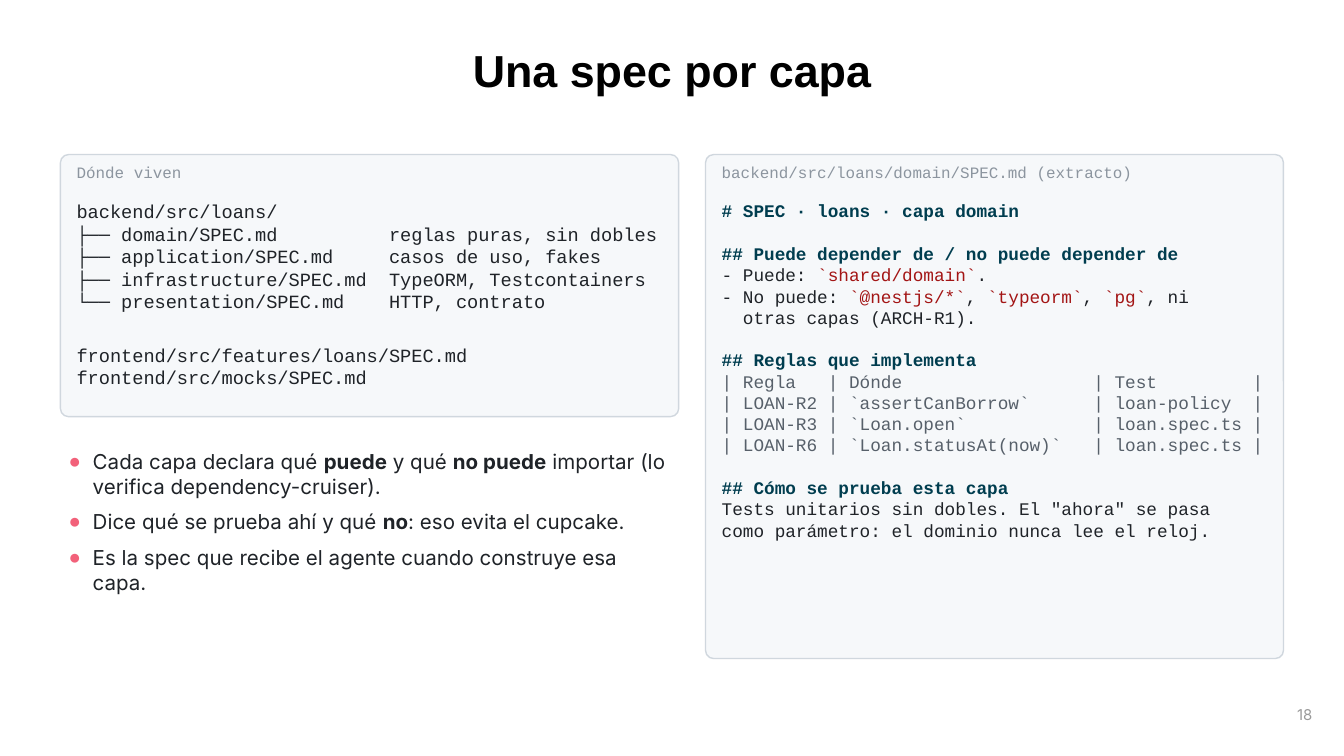
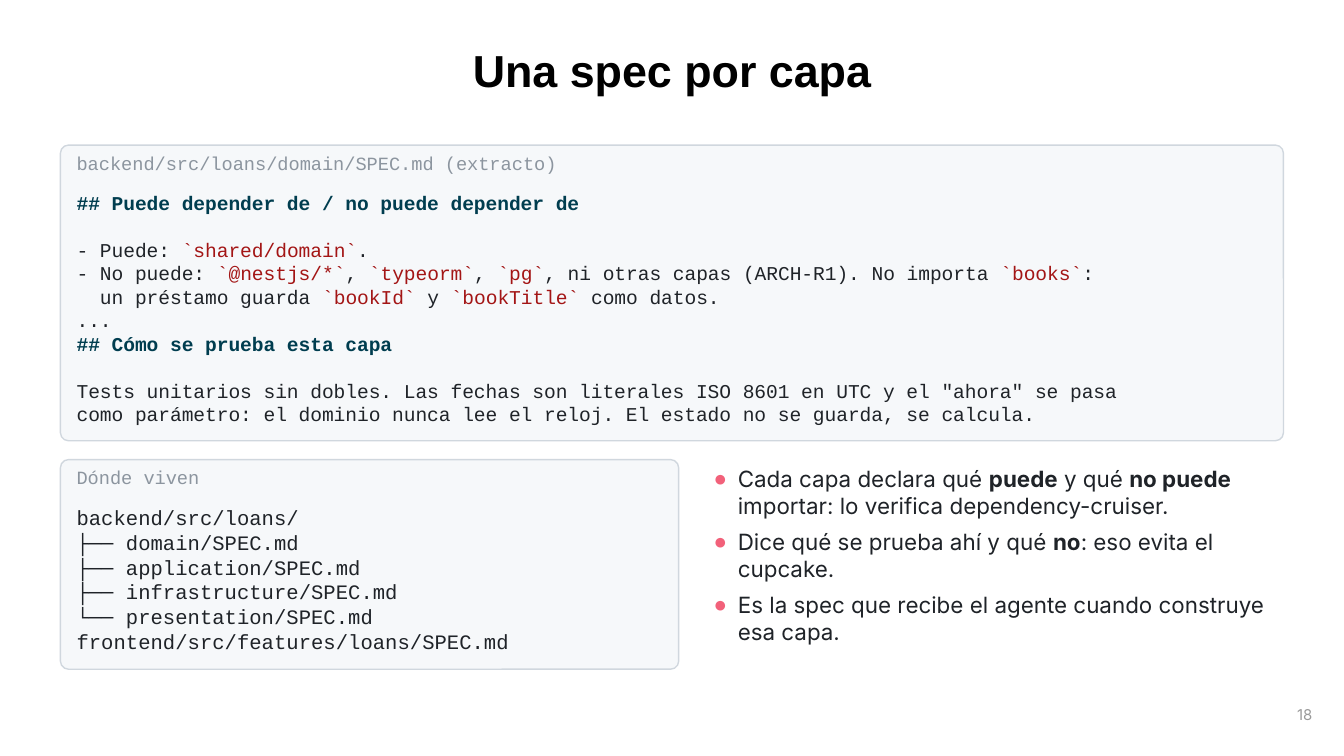
Before and after one commit to UC-IIC-3143-Software-Development/full_stack_testing, a slide deck: slide 18 of docs/presentacion/Full-Stack-Testing-IA-DevSecOps.pptx. Drawn at 1344x756 pixels with LibreOffice and Linux fonts; fonts in the diff are those of the drawing. Boxes give left, top, right and bottom in pixels: in the first picture for what was removed or moved away, otherwise in the second. Text is boxed around its words. In the diff, an @@ line names an element or a change of style, - is before the commit and + after.

```diff
--- a/docs/presentacion/Full-Stack-Testing-IA-DevSecOps.pptx
+++ b/docs/presentacion/Full-Stack-Testing-IA-DevSecOps.pptx
@@ rounded rectangle: place and size @@
-rounded rectangle at [60,155,679,417]
+rounded rectangle at [60,145,1284,441]
@@ rounded rectangle at [60,145,1284,441]: proportions changed @@
@@ text "backend/src/loans/domain/SPEC.md (extracto)": place and size @@
-text "backend/src/loans/domain/SPEC.md (extracto)" at [722,166,1132,181]
+text "backend/src/loans/domain/SPEC.md (extracto)" at [77,157,557,174]
@@ text "backend/src/loans/domain/SPEC.md (extracto)" at [77,157,557,174]: size 8.5 to 10 pt @@
@@ text at [77,196,1117,425]: text changed; size 10 to 10.5 pt @@
-backend/src/loans/
-├── domain/SPEC.md reglas puras, sin dobles
-├── application/SPEC.md casos de uso, fakes
-├── infrastructure/SPEC.md TypeORM, Testcontainers
-└── presentation/SPEC.md HTTP, contrato
-frontend/src/features/loans/SPEC.md
-frontend/src/mocks/SPEC.md
+## Puede depender de / no puede depender de
+- Puede: `shared/domain`.
+- No puede: `@nestjs/*`, `typeorm`, `pg`, ni otras capas (ARCH-R1). No importa `books`:
+un préstamo guarda `bookId` y `bookTitle` como datos.
+...
+## Cómo se prueba esta capa
+Tests unitarios sin dobles. Las fechas son literales ISO 8601 en UTC y el "ahora" se pasa
+como parámetro: el dominio nunca lee el reloj. El estado no se guarda, se calcula.
@@ text removed at [722,205,1242,541] @@
-# SPEC · loans · capa domain
-## Puede depender de / no puede depender de
-- Puede: `shared/domain`.
-- No puede: `@nestjs/*`, `typeorm`, `pg`, ni
-otras capas (ARCH-R1).
-## Reglas que implementa
-| Regla | Dónde | Test |
-| LOAN-R2 | `assertCanBorrow` | loan-policy |
-| LOAN-R3 | `Loan.open` | loan.spec.ts |
-| LOAN-R6 | `Loan.statusAt(now)` | loan.spec.ts |
-## Cómo se prueba esta capa
-Tests unitarios sin dobles. El "ahora" se pasa
-como parámetro: el dominio nunca lee el reloj.
@@ rounded rectangle at [60,460,679,669]: proportions changed @@
@@ rounded rectangle: place and size @@
-rounded rectangle at [706,155,1284,659]
+rounded rectangle at [60,460,679,669]
@@ text "Dónde viven" at [77,471,200,484]: size 8.5 to 10 pt @@
@@ text "Dónde viven": place and size @@
-text "Dónde viven" at [77,166,182,178]
+text "Dónde viven" at [77,471,200,484]
@@ text "Cada capa declara qué puede ...": place and size @@
-text "Cada capa declara qué puede ..." at [93,453,665,595]
+text "Cada capa declara qué puede ..." at [738,470,1264,645]
@@ text at [738,470,1231,519]: text changed; size 11 to 12 pt @@
-● Cada capa declara qué puede y qué no puede importar (lo verifica dependency-cruiser).
+● Cada capa declara qué puede y qué no puede importar: lo verifica dependency-cruiser.
@@ text added at [77,511,509,650], 11 pt, text #1F2328 @@
+backend/src/loans/
+├── domain/SPEC.md
+├── application/SPEC.md
+├── infrastructure/SPEC.md
+└── presentation/SPEC.md
+frontend/src/features/loans/SPEC.md
@@ text at [738,533,1264,645]: size 11 to 12 pt in "Dice qué se prueba ahí y qué ...", "Es la spec que recibe el agente ..."; less space between paragraphs @@
```
Also in this commit, not shown: 53 other slides changed, 11 slides added, 8 slides removed, 3 other files.
